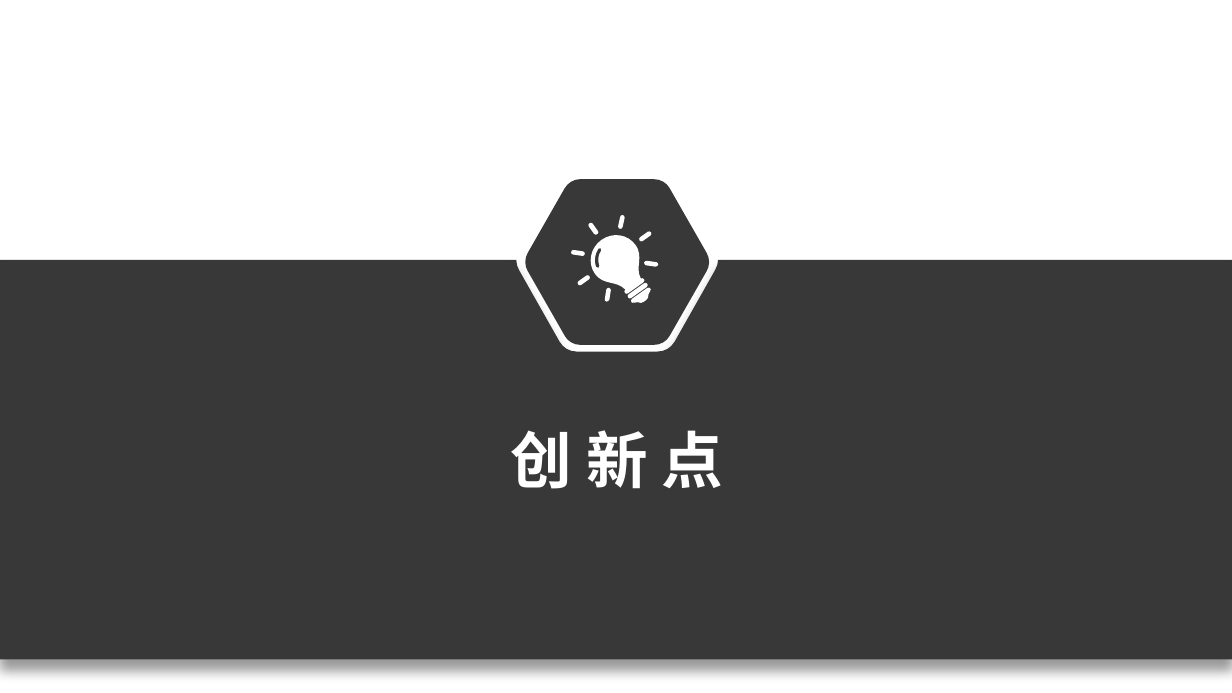
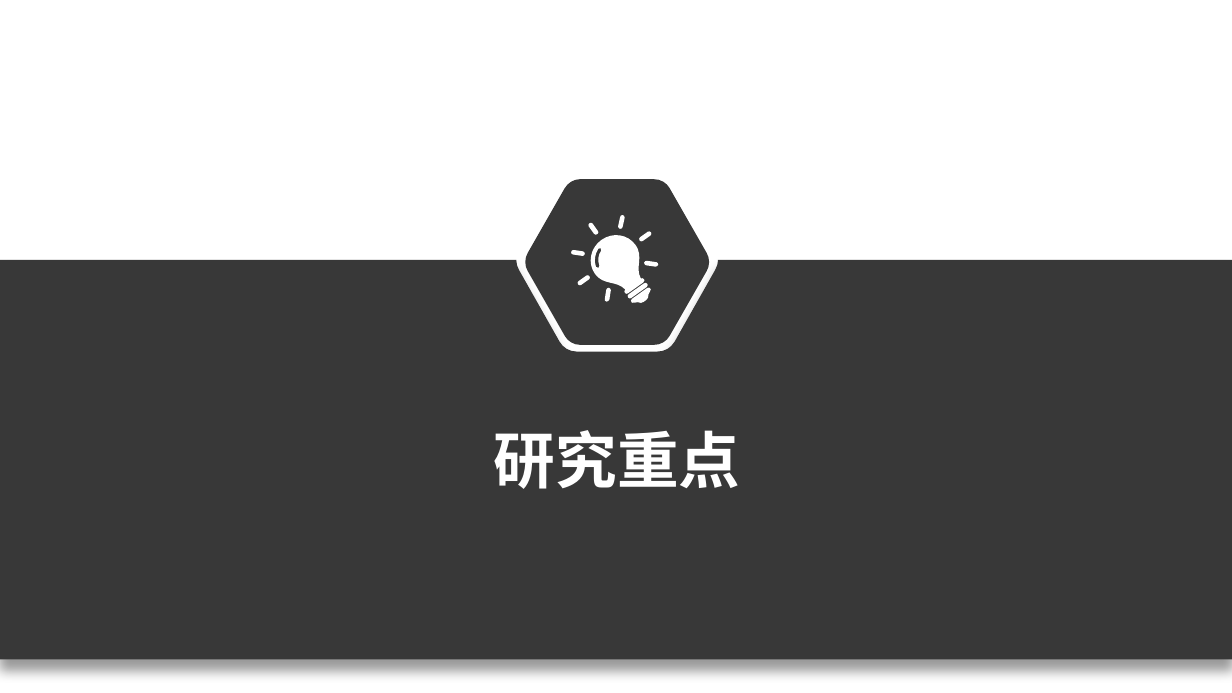
Before and after one commit to wushuangabao/ClothingPatternDesignSystem, a slide deck: slide 12 of 答辩PPT.pptx (slide 14 before the commit). Drawn at 1232x693 pixels with LibreOffice and Linux fonts; fonts in the diff are those of the drawing. Boxes give left, top, right and bottom in pixels: in the first picture for what was removed or moved away, otherwise in the second. Text is boxed around its words. In the diff, an @@ line names an element or a change of style, - is before the commit and + after.

```diff
--- a/答辩PPT.pptx
+++ b/答辩PPT.pptx
@@ text at box(494, 430, 740, 489): text changed @@
-创 新 点
+研究重点
```
Also in this commit, not shown: 3 other slides changed, 3 other files.
